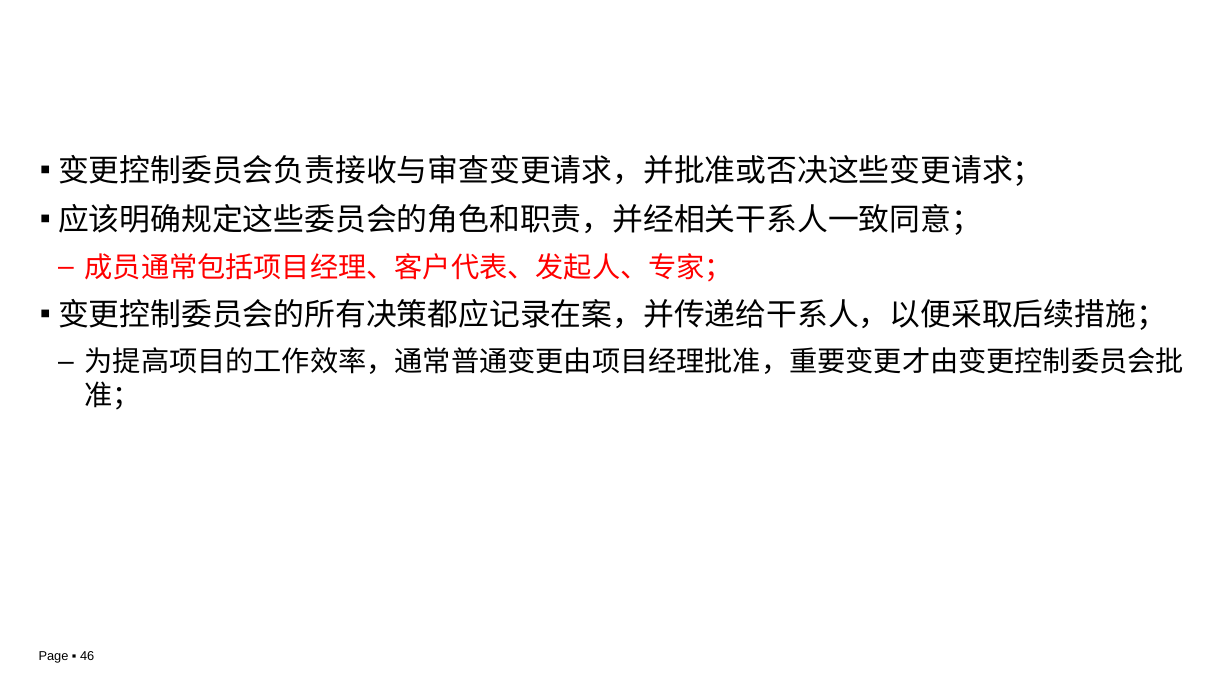
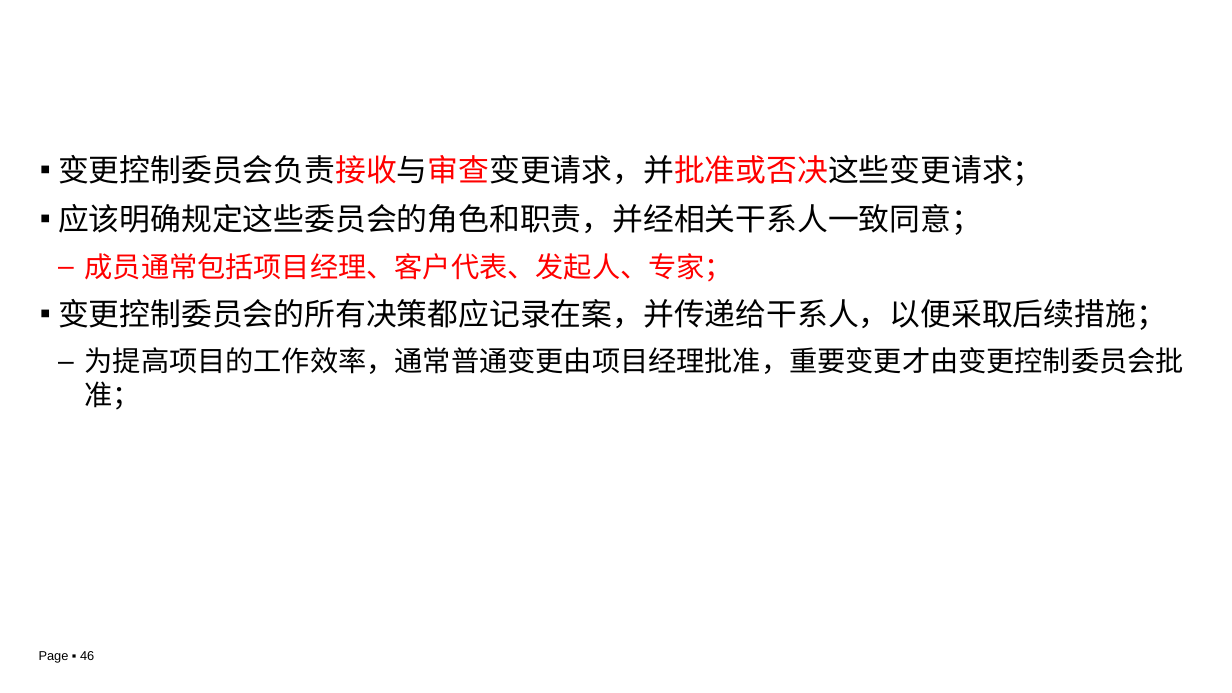
Before and after one commit to edu2act/course-IT-Project-Management, a slide deck: slide 46 of materials/slides/ch04.pptx. Drawn at 1232x693 pixels with LibreOffice and Linux fonts; fonts in the diff are those of the drawing; background and template pictures are left out. Boxes give left, top, right and bottom in pixels: in the first picture for what was removed or moved away, otherwise in the second. Text is boxed around its words. In the diff, an @@ line names an element or a change of style, - is before the commit and + after.

```diff
--- a/materials/slides/ch04.pptx
+++ b/materials/slides/ch04.pptx
@@ text at (58, 155, 1044, 186): text colour #000000 to #FF0000 in "变更控制委员会负责接收与审查变更请求，并批准或否决这些变更请求；" @@
```
Also in this commit, not shown: 7 other slides changed.
